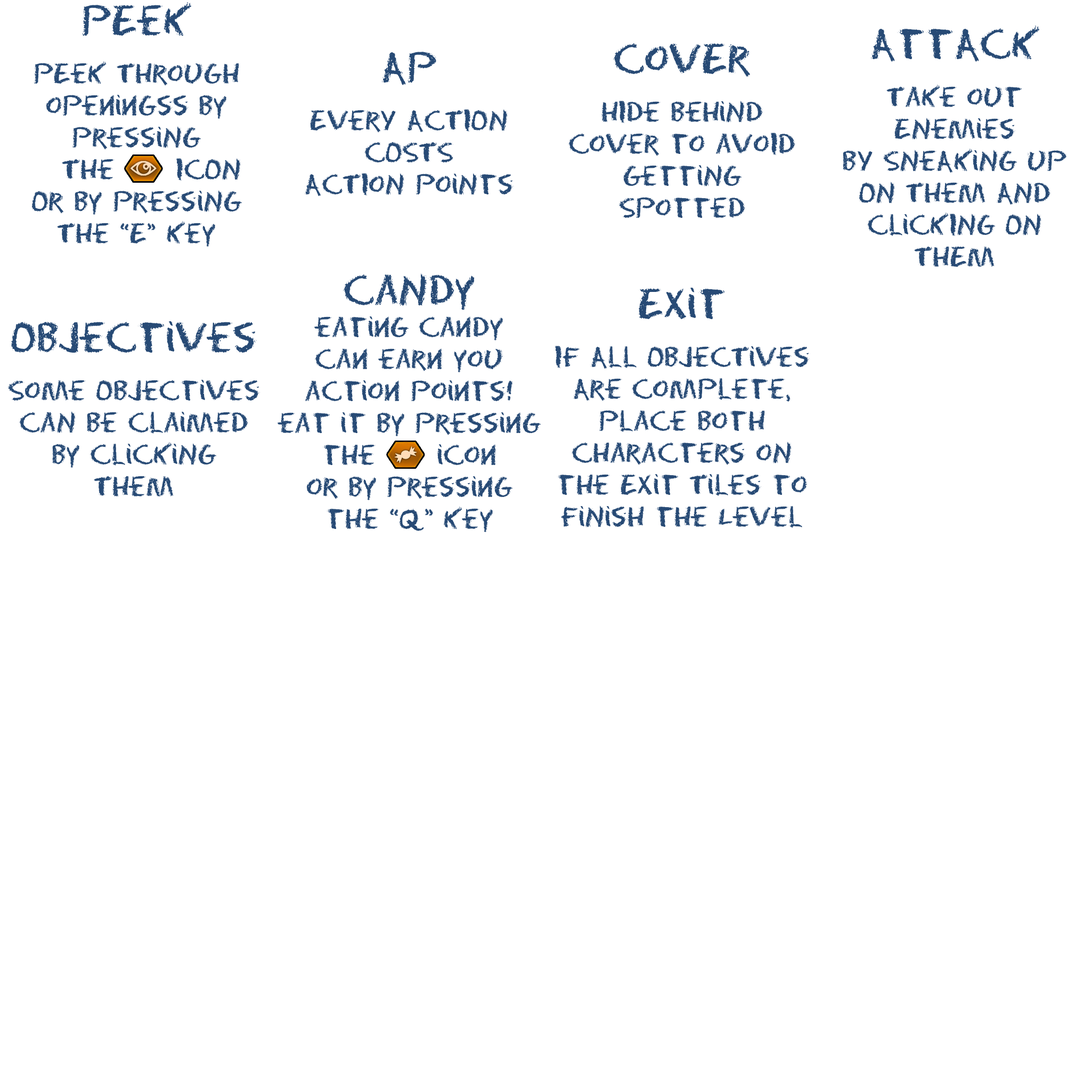
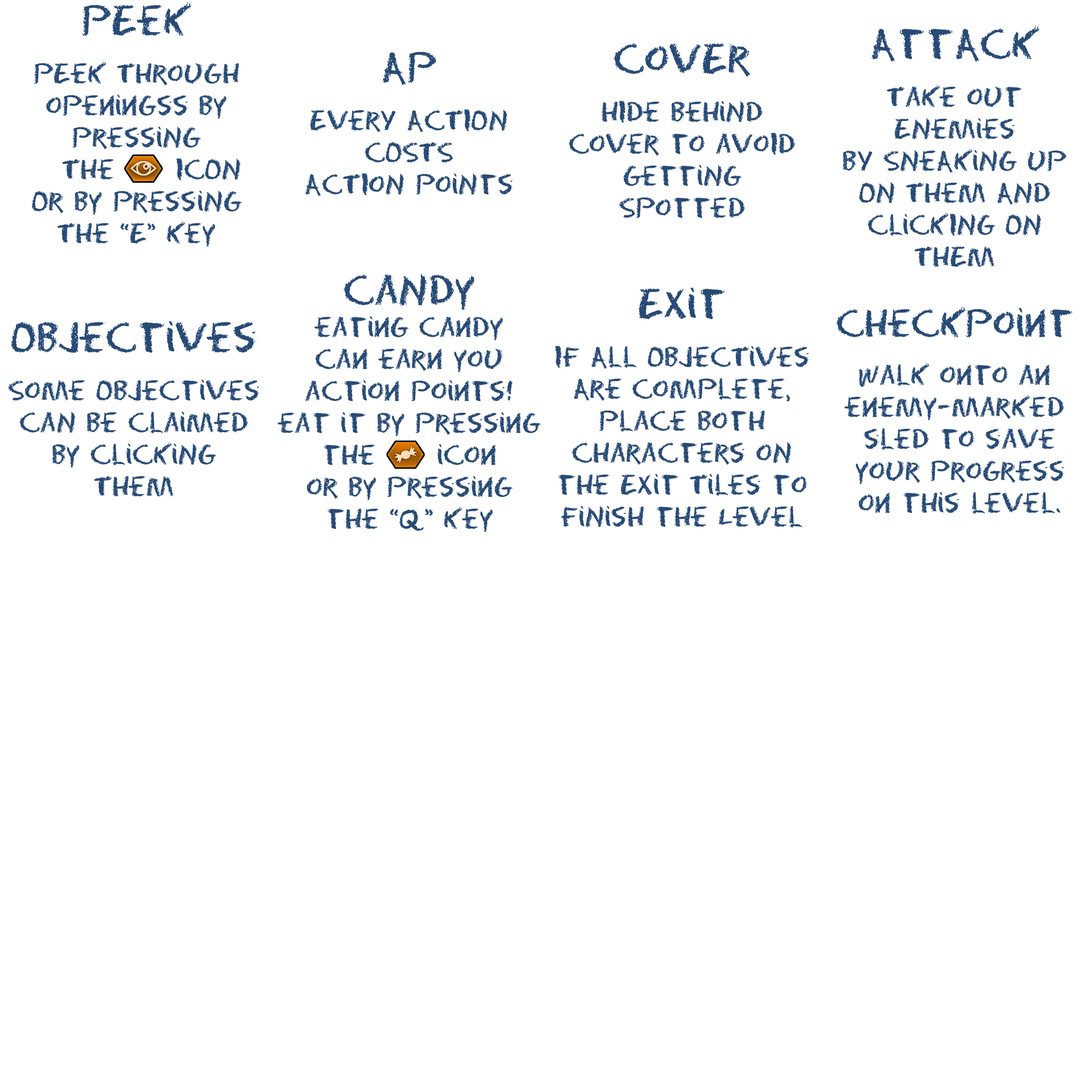
Layered file, before and after one edit (w=1091, h=1091). Changes by layer:
added layer "Checkpoint walk onto an enemy-marked sled to save your" above "Exit If All ObjecTives Are Complete, Place Both Character" over [836, 306, 1073, 515]
